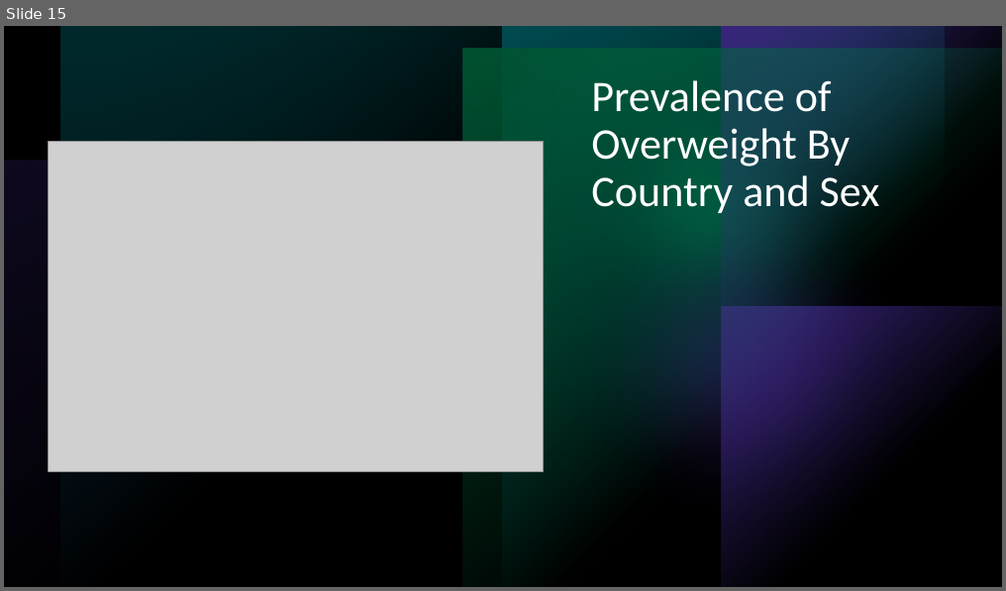
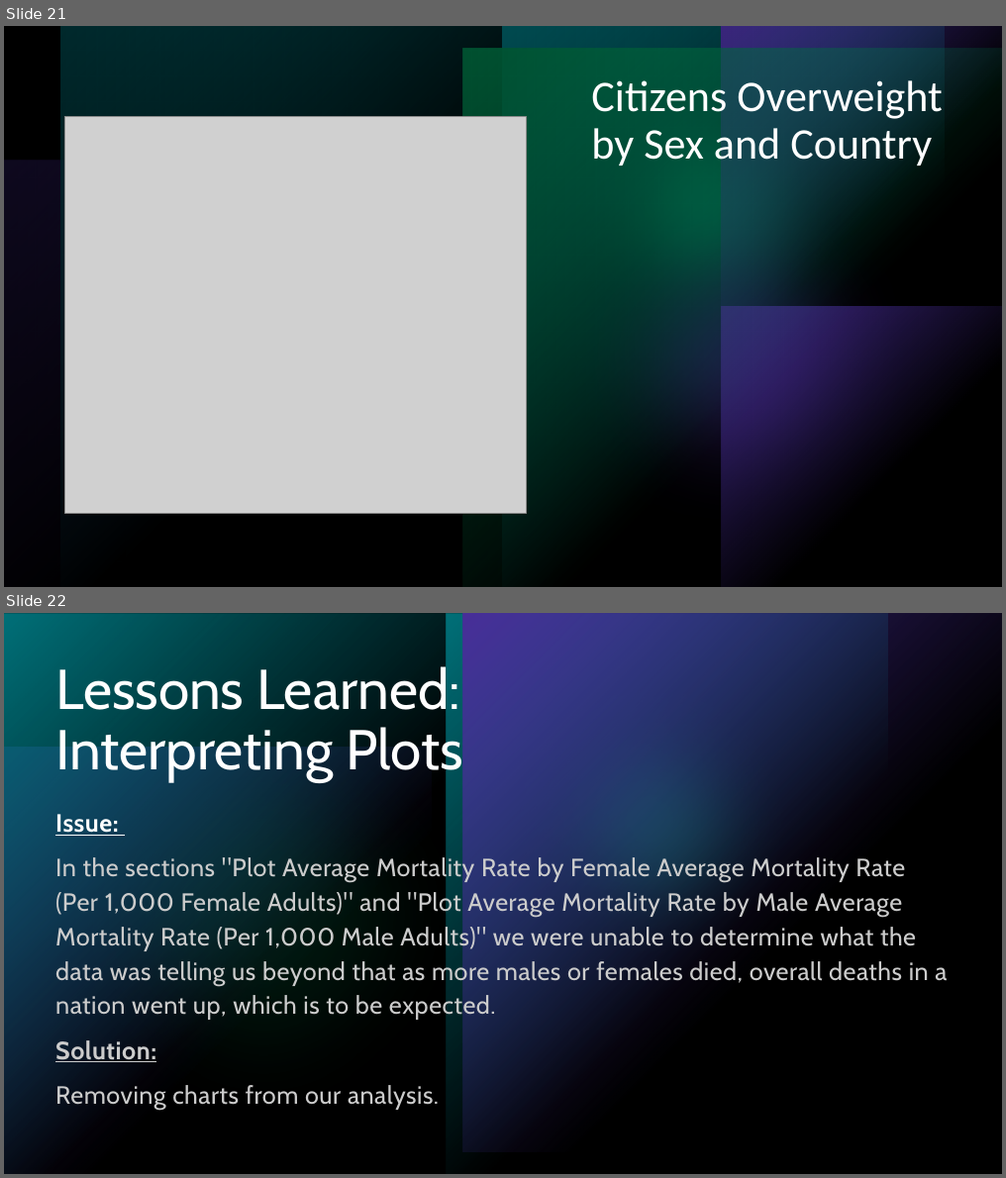
Before and after one commit to ralphy32/project_1, a slide deck: Project 1.pptx. Shown one above the other, each under a label of ours: slide 15 before the commit, slides 21 and 22 after it. The pictures are 1006x591 and 1006x1178 pixels, drawn with LibreOffice and Linux fonts; fonts in the diff are those of the drawing; grey boxes stand for pictures. Boxes give left, top, right and bottom in pixels: in the first picture for what was removed or moved away, otherwise in the second. Text is boxed around its words. In the diff, an @@ line names an element or a change of style, - is before the commit and + after.

```diff
--- a/Project 1.pptx
+++ b/Project 1.pptx
@@ slide 22 added at <box>4,613,1002,1174</box>, background #000000; not listed: 5 template elements that a slide beside it also shows @@
@@ rectangle added at <box>4,613,1002,1174</box>, fill #000000 at 40% opacity @@
@@ title added at <box>55,662,463,782</box>, 54 pt, text #FFFFFF @@
+Lessons Learned:
+Interpreting Plots
@@ ellipse added at <box>475,646,829,998</box>, fill #00D17D at 60% opacity @@
@@ text added at <box>55,814,946,1110</box>, 24 pt, text #CCCCCC @@
+Issue:
+In the sections "Plot Average Mortality Rate by Female Average Mortality Rate (Per 1,000 Female Adults)" and "Plot Average Mortality Rate by Male Average Mortality Rate (Per 1,000 Male Adults)" we were unable to determine what the data was telling us beyond that as more males or females died, overall deaths in a nation went up, which is to be expected.
+Solution:
+Removing charts from our analysis.
@@ what was slide 15 is now slide 21 @@
@@ slide 21 changed as well @@
@@ title at <box>591,80,943,171</box>: text changed @@
-Prevalence of Overweight By Country and Sex
+Citizens Overweight by Sex and Country
@@ picture: place and size @@
-picture at <box>49,141,544,472</box>
+picture at <box>65,116,527,514</box>
```
Also in this commit, not shown: 11 other slides changed, 11 other slides added, 4 slides removed.
